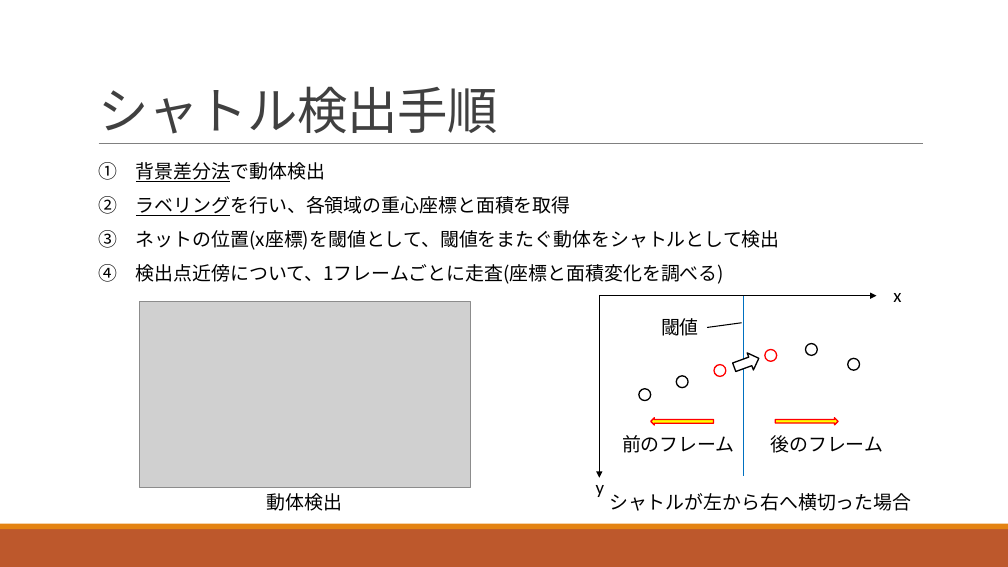
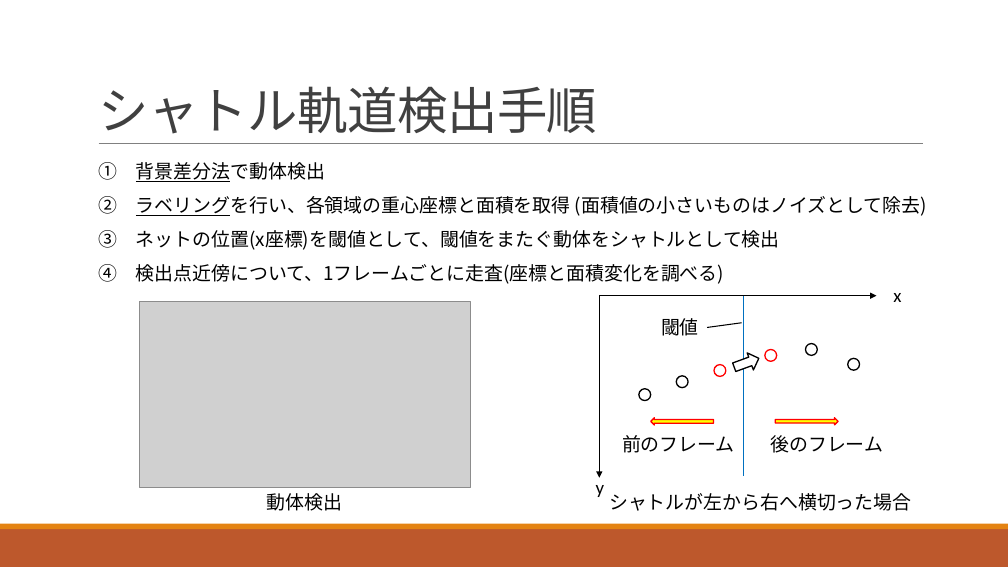
Before and after one commit to morishitamakoto0330/ShuttlecockSimulation, a slide deck: slide 5 of presentation/center_report.pptx. Drawn at 1008x567 pixels with LibreOffice and Linux fonts; fonts in the diff are those of the drawing; grey boxes stand for pictures. Boxes give left, top, right and bottom in pixels: in the first picture for what was removed or moved away, otherwise in the second. Text is boxed around its words. In the diff, an @@ line names an element or a change of style, - is before the commit and + after.

```diff
--- a/presentation/center_report.pptx
+++ b/presentation/center_report.pptx
@@ title at (98,86,597,134): text changed @@
-シャトル検出手順
+シャトル軌道検出手順
@@ text at (98,196,927,216): text changed @@
-② ラベリングを行い、各領域の重心座標と面積を取得
+② ラベリングを行い、各領域の重心座標と面積を取得 (面積値の小さいものはノイズとして除去)
```
Also in this commit, not shown: 6 other slides changed.
